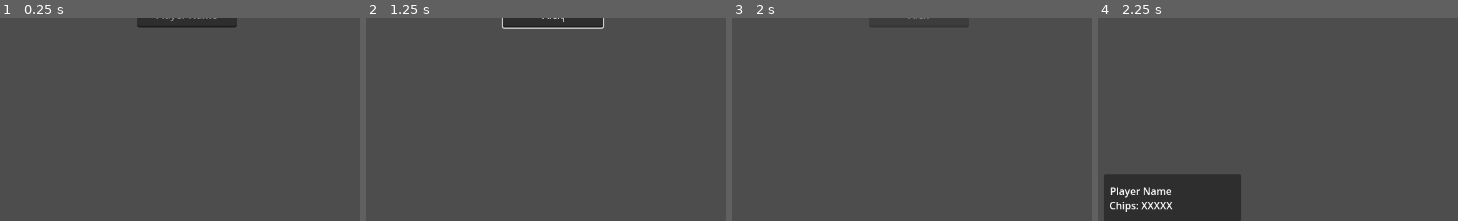
Above: before the commit, frames 1-4 (left to right).
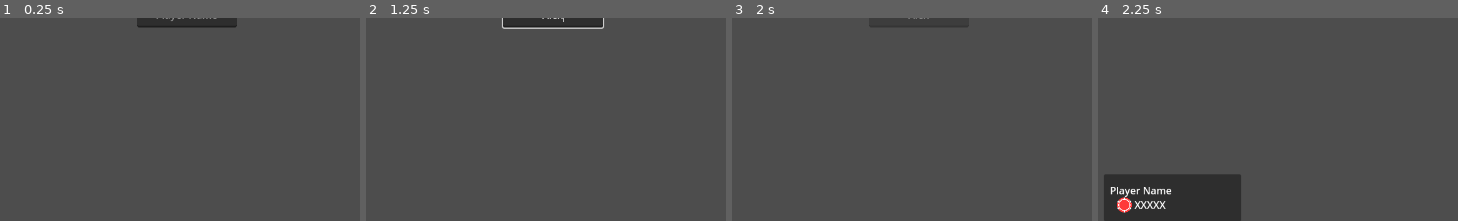
Above: after the commit, the same moments.

Repository: rwilson02/Poker-Party
Game: Godot game, scene res://scenes/Main.tscn
The game is run twice, just before and just after one commit, with the same random seed, the same clock (stepped at 60 frames per second) and the same inputs.
Inputs (mouse positions are % of the whole screen's width and height, from its top left):
- Up to frame 1 (0.25 s): no input
- Up to frame 2 (1.25 s): click (90, 85) at 0.52 s; type "12" at 0.6 s; click (26, 48) at 0.75 s; type "Alex" at 0.83 s
- Up to frame 3 (2 s): click "Create Game" at 1.25 s
- Up to frame 4 (2.25 s): click "Start Game" at 2 s
The pictures show only the part of the screen within x 0-50%, y 49-99%; the shares and areas given below are measured in that part.

Frames 1-3 are identical in both runs. In frame 4, 0.8% of the frame differs, in the area x 3-21%, y 83-97%.

Commit message:
chips icon

Diff:
--- a/scenes/ui/scorebug.tscn
+++ b/scenes/ui/scorebug.tscn
@@ -16,7 +16,7 @@
 grow_vertical = 2
 bbcode_enabled = true
 text = "[center]Player Name
-Chips: XXXXX[/center]"
+[img=24]res://textures/ico_chips.png[/img] XXXXX[/center]"
 fit_content = true
 scroll_active = false
 autowrap_mode = 0
--- a/scripts/gameplay/gameplay_display.gd
+++ b/scripts/gameplay/gameplay_display.gd
@@ -2,7 +2,7 @@
 
 @onready var HUD_self_text = $Scorebug/RichTextLabel
 
-const self_text_template = "[center]%s\nChips: %d[/center]"
+const self_text_template = "[center]%s\n[img=24]res://textures/ico_chips.png[/img] %d[/center]"
 
 func _ready():
 	Netgame.state_updated.connect(update_display)
Binary file added: textures/ico_chips.png
Not shown, added: textures/ico_chips.png.import
